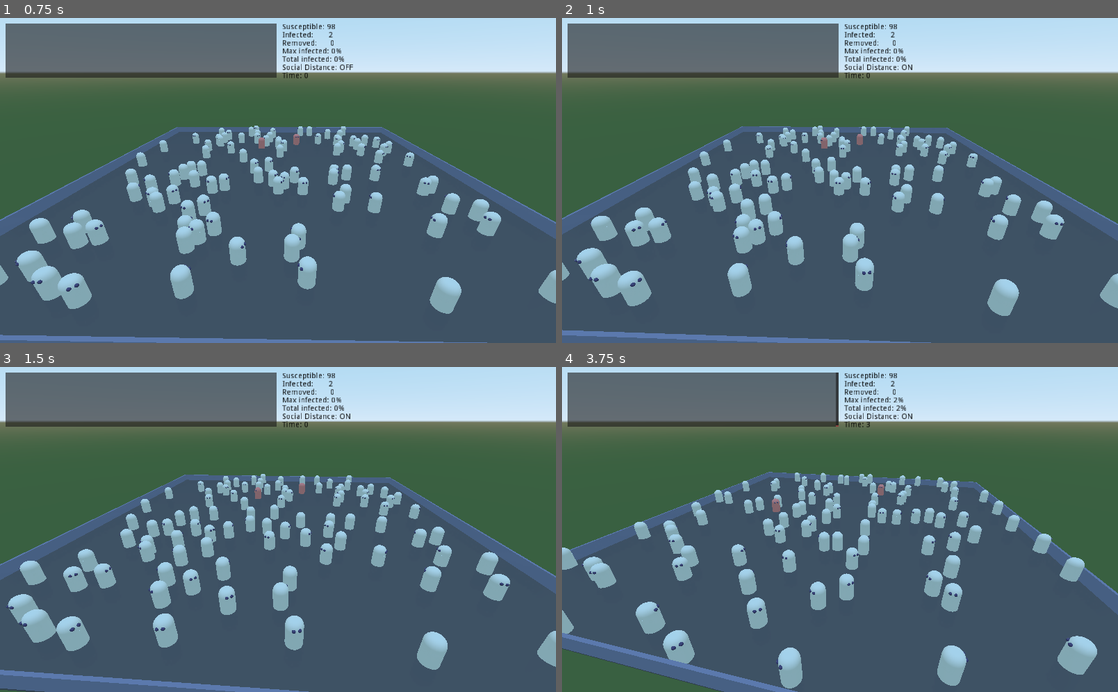
Above: before the commit, frames 1-4 (two rows, left to right).
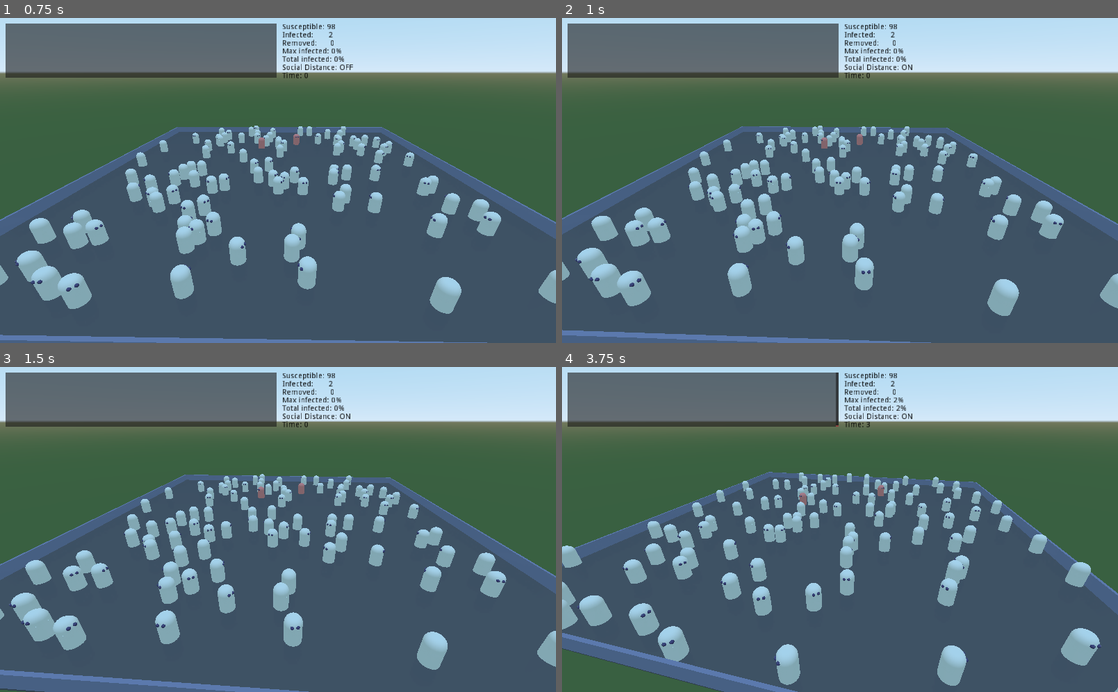
Above: after the commit, the same moments.

Repository: JontePonte/Hattifnatter
Game: Godot game, scene res://Main.tscn
Two runs of this game, one before a commit and one after it. Both use one fixed random seed, a clock stepped at 60 frames per second and the inputs below.
Inputs:
- Up to frame 1 (0.75 s): tap Enter (ui_reset) at 0.5 s
- Up to frame 2 (1 s): tap Space (ui_select) at 0.77 s
- Up to frame 3 (1.5 s): no input
- Up to frame 4 (3.75 s): tap Space (ui_select) at 1.52, 3.02 s

Frame 1 is identical in both runs. In frame 2, 0.6% of the frame differs, in the area x 0-91%, y 33-89%; in frame 3, 3.8%; in frame 4, 11%, in the area x 0-100%, y 32-100%.

Commit message:
Fixed max infection reset

Diff:
--- a/GlobalVars.gd
+++ b/GlobalVars.gd
@@ -16,7 +16,7 @@
 var inf_spread_size = 15
 
 var is_social_distance = false
-var social_distance_strength = 2
+var social_distance_strength = 1
 
 # World variabels
 var floor_size_x = 80
@@ -61,6 +61,12 @@
 	hatt_inf = 0
 	hatt_rem = 0
 
+	# Vars for population information
+	inf_percent = 0
+	sus_percent = 0
+	rem_percent = 0
+	inf_percent_max = 0
+
 	is_social_distance = false
 
 	# Clock variable (count up ~ every second)
--- /dev/null
+++ b/Menu/MainMenu.tscn
@@ -0,0 +1,3 @@
+[gd_scene format=2]
+
+[node name="MainMenu" type="Node2D"]
